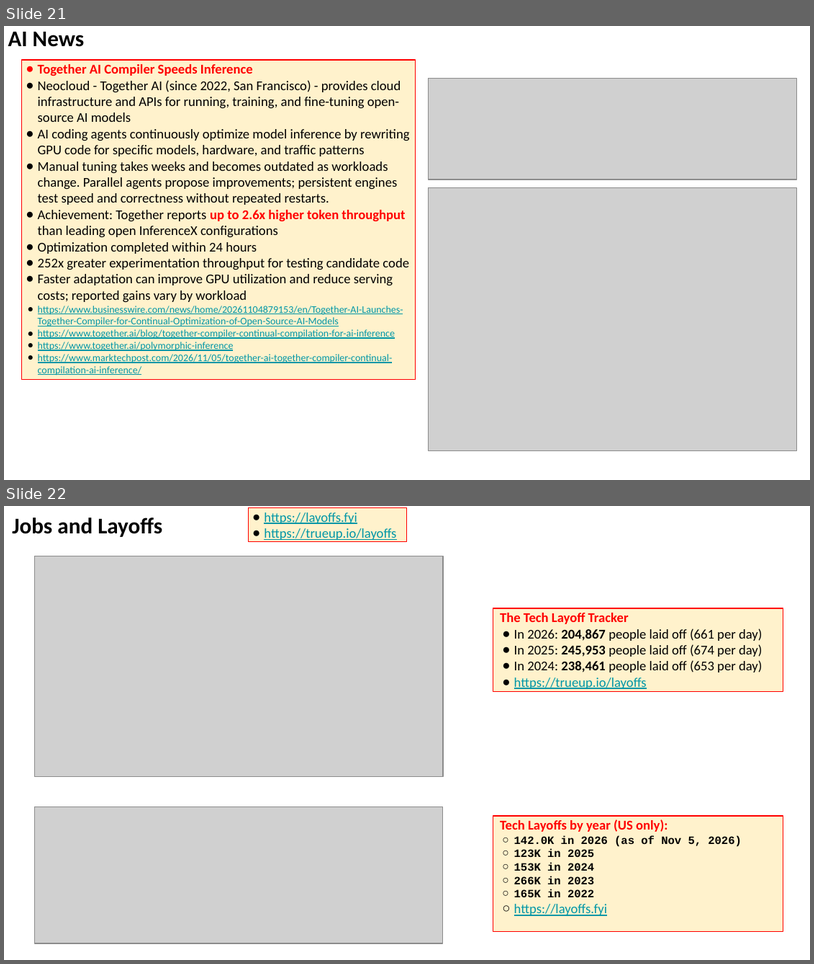
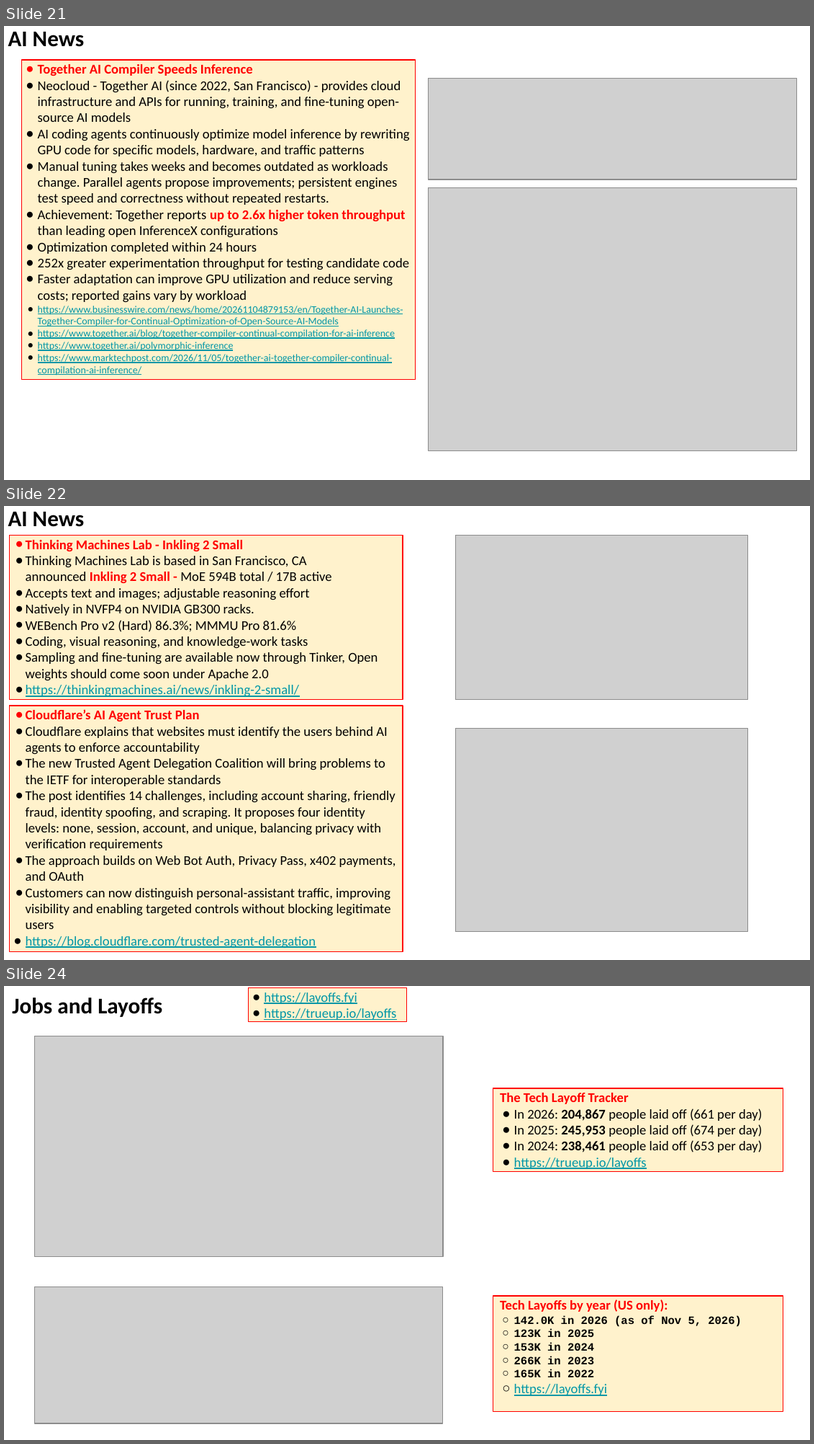
Before and after one commit to lselector/seminar, a slide deck: 2026/2026-11-06-AI-News.pptx. Shown one above the other, each under a label of ours: slides 21 and 22 before the commit, slides 21, 22 and 24 after it; the slides between them are not shown. The pictures are 814x964 and 814x1444 pixels, drawn with LibreOffice and Linux fonts; fonts in the diff are those of the drawing; grey boxes stand for pictures. Boxes give left, top, right and bottom in pixels: in the first picture for what was removed or moved away, otherwise in the second. Text is boxed around its words. In the diff, an @@ line names an element or a change of style, - is before the commit and + after.

```diff
--- a/2026/2026-11-06-AI-News.pptx
+++ b/2026/2026-11-06-AI-News.pptx
@@ slide 22 added at (4, 506, 810, 960), background #FFFFFF @@
@@ text added at (8, 511, 85, 527), 20 pt, text #000000, bold @@
+AI News
@@ rectangle added at (10, 535, 403, 700), fill #FFF2CC, outline #FF0000 0.75 pt, 12 pt, text #000000 @@
+● Thinking Machines Lab - Inkling 2 Small
+● Thinking Machines Lab is based in San Francisco, CA
+  announced Inkling 2 Small - MoE 594B total / 17B active
+● Accepts text and images; adjustable reasoning effort
+● Natively in NVFP4 on NVIDIA GB300 racks.
+● WEBench Pro v2 (Hard) 86.3%; MMMU Pro 81.6%
+● Coding, visual reasoning, and knowledge-work tasks
+● Sampling and fine-tuning are available now through Tinker, Open weights should come soon under Apache 2.0
+● https://thinkingmachines.ai/news/inkling-2-small/
@@ picture added at (455, 535, 748, 700) @@
@@ rectangle added at (10, 705, 403, 951), fill #FFF2CC, outline #FF0000 0.75 pt, 12 pt, text #000000 @@
+● Cloudflare’s AI Agent Trust Plan
+● Cloudflare explains that websites must identify the users behind AI agents to enforce accountability
+● The new Trusted Agent Delegation Coalition will bring problems to the IETF for interoperable standards
+● The post identifies 14 challenges, including account sharing, friendly fraud, identity spoofing, and scraping. It proposes four identity levels: none, session, account, and unique, balancing privacy with verification requirements
+● The approach builds on Web Bot Auth, Privacy Pass, x402 payments, and OAuth
+● Customers can now distinguish personal-assistant traffic, improving visibility and enabling targeted controls without blocking legitimate users
+● https://blog.cloudflare.com/trusted-agent-delegation
@@ picture added at (455, 728, 748, 932) @@
@@ what was slide 22 is now slide 24 @@
```
Also in this commit, not shown: 6 slides changed, 1 other slide added, 2 slides removed.
